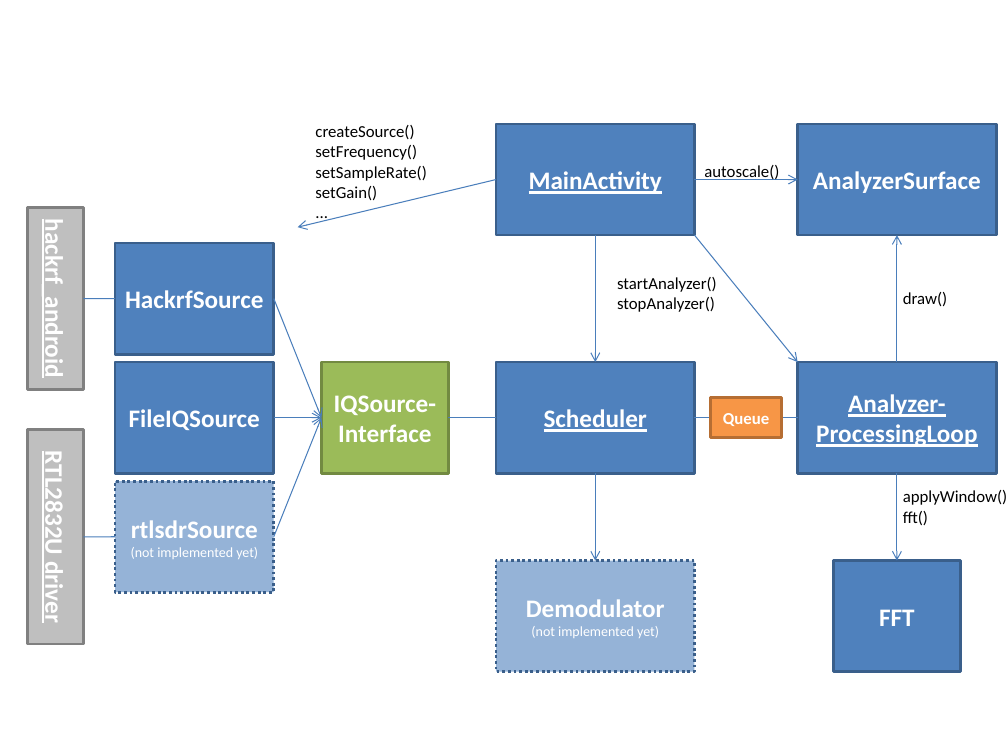
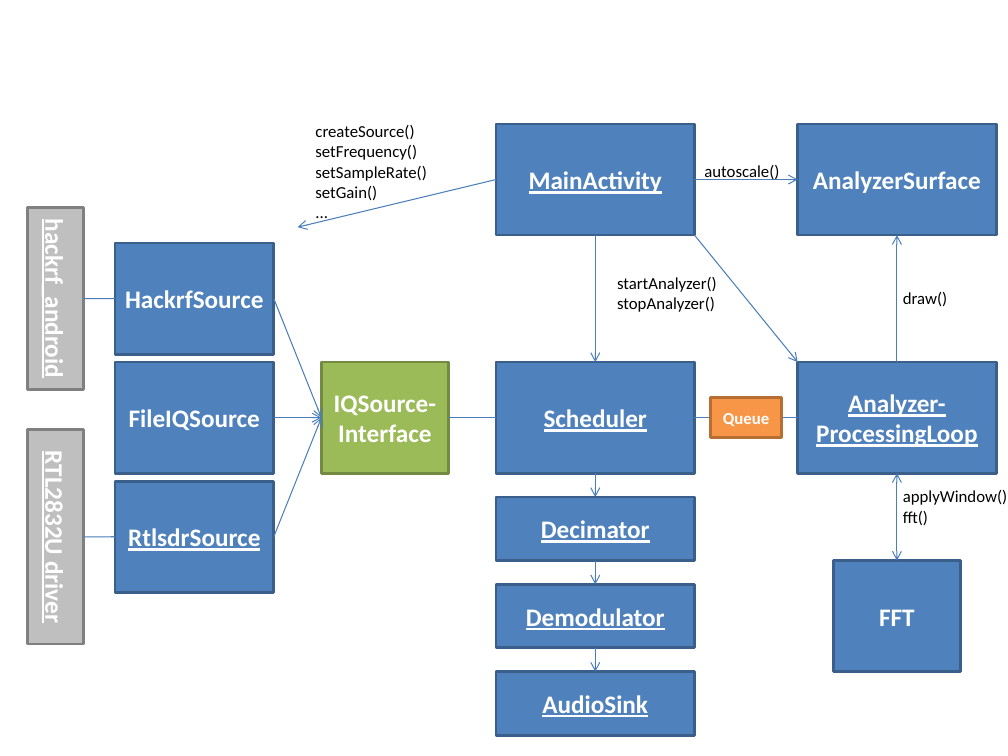
Before and after one commit to demantz/RFAnalyzer, a slide deck: slide 1 of doc/RF Analyzer class diagram.pptx. Drawn at 1008x756 pixels with LibreOffice and Linux fonts; fonts in the diff are those of the drawing. Boxes give left, top, right and bottom in pixels: in the first picture for what was removed or moved away, otherwise in the second. Text is boxed around its words. In the diff, an @@ line names an element or a change of style, - is before the commit and + after.

Commit message:
Updating class diagram.

```diff
--- a/doc/RF Analyzer class diagram.pptx
+++ b/doc/RF Analyzer class diagram.pptx
@@ arrow moved from (596, 473) - (596, 560) to (596, 473) - (596, 497) @@
@@ arrow (897, 473) - (897, 560): arrow to double arrow @@
@@ rectangle "RtlsdrSource" at (x1=115, y1=481, x2=273, y2=592): fill #4F81BD at 60% opacity to #4F81BD; outline #3A5F8C 2 pt dashed to #3A5F8C 2 pt @@
@@ rectangle added at (x1=496, y1=497, x2=695, y2=560), fill #4F81BD, outline #3A5F8C 2 pt, 18 pt, text #FFFFFF, bold, underline @@
+Decimator
@@ text in rectangle at (x1=128, y1=528, x2=260, y2=551): text changed; size 10 to 18 pt; bold on @@
-rtlsdrSource
-(not implemented yet)
+RtlsdrSource
@@ arrow added from (596, 560) to (596, 585), #4B7EBC 0.75 pt @@
@@ rectangle "Demodulator" resized from (x1=496, y1=560, x2=695, y2=671) to (x1=496, y1=585, x2=695, y2=648) @@
@@ rectangle "Demodulator" at (x1=496, y1=585, x2=695, y2=648): underline on; fill #4F81BD at 60% opacity to #4F81BD; outline #3A5F8C 2 pt dashed to #3A5F8C 2 pt @@
@@ text in rectangle at (x1=531, y1=626, x2=659, y2=638): paragraph removed @@
-(not implemented yet)
@@ arrow added from (596, 648) to (596, 671), #4B7EBC 0.75 pt @@
@@ rectangle added at (x1=496, y1=671, x2=695, y2=735), fill #4F81BD, outline #3A5F8C 2 pt, 18 pt, text #FFFFFF, bold, underline @@
+AudioSink
```
